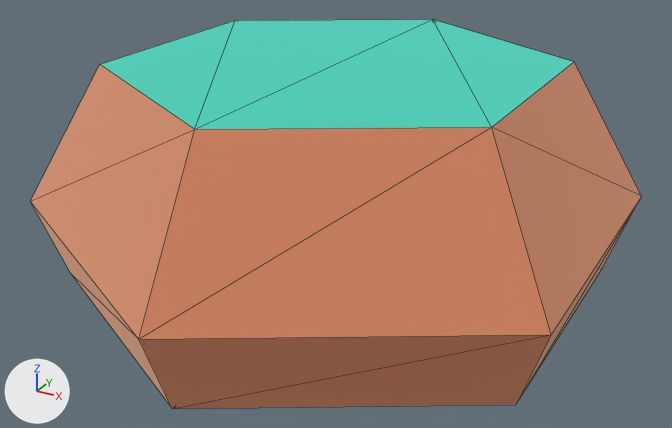
One commit to the glTF model island-race/import/kenney-nature-kit/rock_smallG.glb: the scene before it, then after it.
The view is the same before and after, from a camera (50 mm lens) standing at (0.463, -0.847, 0.445) and looking at (0.007, -0.017, 0.03). The lights are fixed; the arrows at lower left show +X, +Y and +Z. The older version comes first. Mesh edges are drawn as thin lines. Where no turn or scale is listed for an object, it has been applied to the vertices. Vertices at exactly the same position are counted once.

Names of what the first picture shows: 'rock_smallG'.
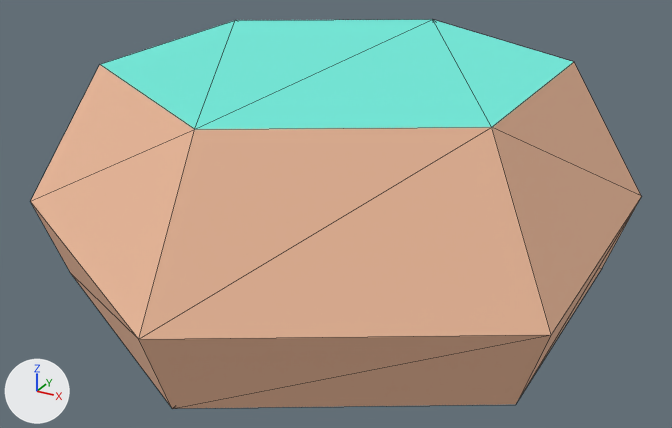
Diff of the bpy script that builds the scene:
```diff
--- a/island-race/import/kenney-nature-kit/rock_smallG.glb.py
+++ b/island-race/import/kenney-nature-kit/rock_smallG.glb.py
@@ img_image_0 @@
+img_image_0 = load_image('Image_0', '_unpacked/Image_0', 16, 8, 'sRGB')
@@ mat_palette @@
+mat_palette = principled_material('palette')
+mat_palette.texture = img_image_0
+mat_palette.roughness = 1.0
@@ me_mesh_rock_smallg @@
 me_mesh_rock_smallg.from_pydata(...)  # 18 vertices, 32 faces; spans x -0.297..0.297, y -0.343..0.343, z 0.0..0.245
 # used by ob_rock_smallg; location = (0.0, 0.0, -0.05)
+# me_mesh_rock_smallg part 1: all 28 faces that had it switch from mat_dirt (beige #f2be9e) to mat_palette (picture img_image_0)
+# me_mesh_rock_smallg part 2: all 4 faces that had it switch from mat_grass (cyan #73eddd) to mat_palette (picture img_image_0)
+# me_mesh_rock_smallg part 3: texture (UV) coordinates of 32 of 32 faces, centred in x -0.287..0.287, y -0.274..0.274, z 0.0..0.245, changed; they spanned u -10.52..10.52, v -12.15..12.15 and now span u 0.25..0.75, v 0.5..0.5
@@ ob_tmpparent @@
-ob_tmpparent = bpy.data.objects.new('tmpParent', None)
-ob_tmpparent.location = (0.0, 0.0, 0.0)
```

Location of each change, [x1, y1, x2, y2] in pixels of the pictures (672 x 428 px):
'rock_smallG', recoloured, surface changed: [31, 19, 642, 409] in both
part 1 of me_mesh_rock_smallg, recoloured: [31, 62, 642, 409] in both
part 2 of me_mesh_rock_smallg, recoloured: [100, 19, 573, 129] in both
part 3 of me_mesh_rock_smallg, surface changed (orange to beige): [31, 19, 642, 409] in both
